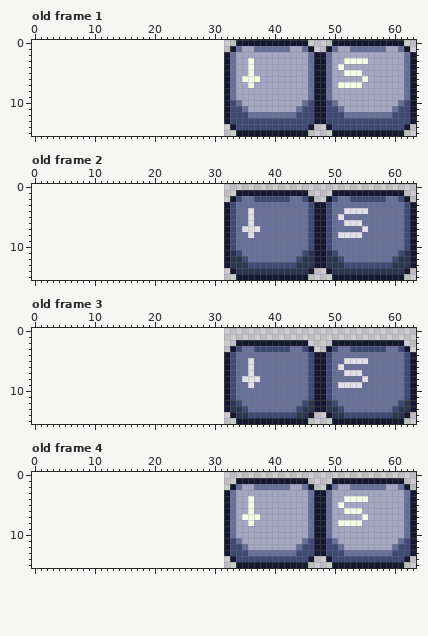
Pixel-art file: saraqael/assets/ases/keyboard-down.ase. The picture above is the old version.
32x16 pixels, 4 frames. Shown: old frame 1, old frame 2, old frame 3, old frame 4. The old version is drawn lined up with the new one, on the new canvas. The commit also changed other frames, which this record leaves out.
After the commit:
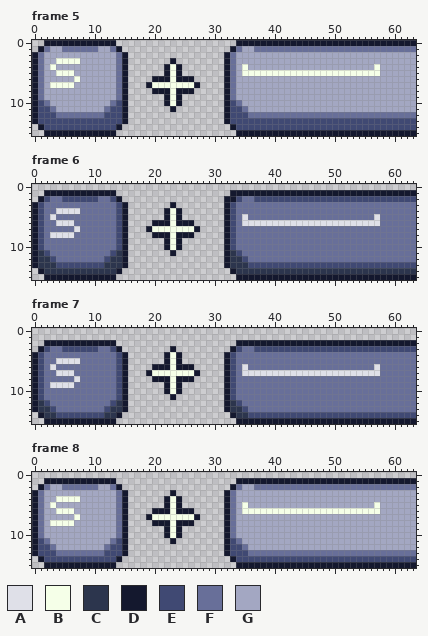
Palette (. is transparent): A #dfe0e8  B #f5ffe8  C #2c354d  D #14182e  E #404973  F #686f99  G #a3a7c2
A new or re-ordered frame is compared with the old frame closest to it.
Changes in this commit:
canvas 32x16 -> 64x16, the old top-left corner now at 32,0
frames 4 -> 8
Frame 5 is new; against old frame 1:
y 0: x 2..13 ............ -> DDDDDDDDDDDD; x 46..49 .... -> DDDD; x 62..63 .. -> DD
y 1: x 1..14 .............. -> DFGGFFFFFFGGFD; x 43..44 GG -> FF; x 46..49 D..D -> FFFF; x 51..52 GG -> FF; x 59..60 GG -> FF; x 62..63 D. -> FF
y 2: x 0..15 ................ -> DFGGGGGGGGGGGGFD; x 46..49 FDDF -> GGGG; x 62..63 FD -> GG
y 3: x 0..15 ................ -> DFGGBBBBGGGGGGFD; x 23 . -> D; x 36 B -> G; x 46..49 FDDF -> GGGG; x 52..55 BBBB -> GGGG; x 62..63 FD -> GG
y 4: x 0..15 ................ -> DFGBGGGGGGGGGGFD; x 22..24 ... -> DBD; x 35..36 GB -> BG; x 46..49 FDDF -> GGGG; x 51 B -> G; x 57 G -> B; x 62..63 FD -> GG
y 5: x 0..15 ................ -> DFGGBBBGGGGGGGFD; x 22..24 ... -> DBD; x 35 G -> B; x 37..51 GGGGGGGGGFDDFGG -> BBBBBBBBBBBBBBB; x 55..57 GGG -> BBB; x 62..63 FD -> GG
y 6: x 0..15 ................ -> DFGGGGGBGGGGGGFD; x 20..26 ....... -> DDDBDDD; x 35..37 BBB -> GGG; x 46..49 FDDF -> GGGG; x 55 B -> G; x 62..63 FD -> GG
y 7: x 0..15 ................ -> DFGBBBBGGGGGGGFD; x 19..27 ......... -> DBBBBBBBD; x 36 B -> G; x 46..49 FDDF -> GGGG; x 51..54 BBBB -> GGGG; x 62..63 FD -> GG
y 8: x 0..15 ................ -> DFGGGGGGGGGGGGFD; x 20..26 ....... -> DDDBDDD; x 46..49 FDDF -> GGGG; x 62..63 FD -> GG
y 9: x 0..15 ................ -> DFGGGGGGGGGGGGFD; x 22..24 ... -> DBD; x 46..49 FDDF -> GGGG; x 62..63 FD -> GG
y 10: x 0..15 ................ -> DEFGGGGGGGGGGFED; x 22..24 ... -> DBD; x 45..50 FEDDEF -> GGGGGG; x 61..63 FED -> GGG
y 11: x 0..15 ................ -> DEEFGGGGGGGGFEED; x 23 . -> D; x 44..51 FEEDDEEF -> GGGGGGGG; x 60..63 FEED -> GGGG
y 12: x 0..15 ................ -> DEEEFFFFFFFFEEED; x 44..51 EEEDDEEE -> FFFFFFFF; x 60..63 EEED -> FFFF
y 13: x 0..15 ................ -> DEEEEEEEEEEEEEED; x 47..48 DD -> EE; x 63 D -> E
y 14: x 1..14 .............. -> DEEEEEEEEEEEED; x 46..49 D..D -> EEEE; x 62..63 D. -> EE
y 15: x 2..13 ............ -> DDDDDDDDDDDD; x 46..49 .... -> DDDD; x 62..63 .. -> DD
Frame 6 is new; against old frame 2:
y 1: x 2..13 ............ -> DDDDDDDDDDDD; x 33 . -> D; x 46..49 .... -> DDDD; x 62..63 .. -> DD
y 2: x 1..14 .............. -> DEFFEEEEEEFFED; x 32 . -> D; x 43..44 FF -> EE; x 46..49 D..D -> EEEE; x 51..52 FF -> EE; x 59..60 FF -> EE; x 62..63 D. -> EE
y 3: x 0..15 ................ -> DEFFFFFFFFFFFFED; x 23 . -> D; x 46..49 EDDE -> FFFF; x 62..63 ED -> FF
y 4: x 0..15 ................ -> DEFFAAAAFFFFFFED; x 22..24 ... -> DBD; x 36 A -> F; x 46..49 EDDE -> FFFF; x 52..55 AAAA -> FFFF; x 62..63 ED -> FF
y 5: x 0..15 ................ -> DEFAFFFFFFFFFFED; x 22..24 ... -> DBD; x 35..36 FA -> AF; x 46..49 EDDE -> FFFF; x 51 A -> F; x 57 F -> A; x 62..63 ED -> FF
y 6: x 0..15 ................ -> DEFFAAAFFFFFFFED; x 20..26 ....... -> DDDBDDD; x 35 F -> A; x 37..51 FFFFFFFFFEDDEFF -> AAAAAAAAAAAAAAA; x 55..57 FFF -> AAA; x 62..63 ED -> FF
y 7: x 0..15 ................ -> DEFFFFFAFFFFFFED; x 19..27 ......... -> DBBBBBBBD; x 35..37 AAA -> FFF; x 46..49 EDDE -> FFFF; x 55 A -> F; x 62..63 ED -> FF
y 8: x 0..15 ................ -> DEFAAAAFFFFFFFED; x 20..26 ....... -> DDDBDDD; x 36 A -> F; x 46..49 EDDE -> FFFF; x 51..54 AAAA -> FFFF; x 62..63 ED -> FF
y 9..10: x 0..15 ................ -> DEFFFFFFFFFFFFED; x 22..24 ... -> DBD; x 46..49 EDDE -> FFFF; x 62..63 ED -> FF
y 11: x 0..15 ................ -> DCEFFFFFFFFFFECD; x 23 . -> D; x 45..50 ECDDCE -> FFFFFF; x 61..63 ECD -> FFF
y 12: x 0..15 ................ -> DCCEFFFFFFFFECCD; x 44..51 ECCDDCCE -> FFFFFFFF; x 60..63 ECCD -> FFFF
y 13: x 0..15 ................ -> DCCCEEEEEEEECCCD; x 44..51 CCCDDCCC -> EEEEEEEE; x 60..63 CCCD -> EEEE
y 14: x 1..14 .............. -> DCCCCCCCCCCCCD; x 46..49 D..D -> CCCC; x 62..63 D. -> CC
y 15: x 2..13 ............ -> DDDDDDDDDDDD; x 46..49 .... -> DDDD; x 62..63 .. -> DD
Frame 7 is new; against old frame 3:
y 2: x 2..13 ............ -> DDDDDDDDDDDD; x 46..49 .... -> DDDD; x 62..63 .. -> DD
y 3: x 1..14 .............. -> DEFFEEEEEEFFED; x 23 . -> D; x 43..44 FF -> EE; x 46..49 D..D -> EEEE; x 51..52 FF -> EE; x 59..60 FF -> EE; x 62..63 D. -> EE
y 4: x 0..15 ................ -> DEFFFFFFFFFFFFED; x 22..24 ... -> DBD; x 46..49 EDDE -> FFFF; x 62..63 ED -> FF
y 5: x 0..15 ................ -> DEFFAAAAFFFFFFED; x 22..24 ... -> DBD; x 36 A -> F; x 46..49 EDDE -> FFFF; x 52..55 AAAA -> FFFF; x 62..63 ED -> FF
y 6: x 0..15 ................ -> DEFAFFFFFFFFFFED; x 20..26 ....... -> DDDBDDD; x 35..36 FA -> AF; x 46..49 EDDE -> FFFF; x 51 A -> F; x 57 F -> A; x 62..63 ED -> FF
y 7: x 0..15 ................ -> DEFFAAAFFFFFFFED; x 19..27 ......... -> DBBBBBBBD; x 35 F -> A; x 37..51 FFFFFFFFFEDDEFF -> AAAAAAAAAAAAAAA; x 55..57 FFF -> AAA; x 62..63 ED -> FF
y 8: x 0..15 ................ -> DEFFFFFAFFFFFFED; x 20..26 ....... -> DDDBDDD; x 35..37 AAA -> FFF; x 46..49 EDDE -> FFFF; x 55 A -> F; x 62..63 ED -> FF
y 9: x 0..15 ................ -> DEFAAAAFFFFFFFED; x 22..24 ... -> DBD; x 36 A -> F; x 46..49 EDDE -> FFFF; x 51..54 AAAA -> FFFF; x 62..63 ED -> FF
y 10: x 0..15 ................ -> DEFFFFFFFFFFFFED; x 22..24 ... -> DBD; x 46..49 EDDE -> FFFF; x 62..63 ED -> FF
y 11: x 0..15 ................ -> DEFFFFFFFFFFFFED; x 23 . -> D; x 46..49 EDDE -> FFFF; x 62..63 ED -> FF
y 12: x 0..15 ................ -> DCEFFFFFFFFFFECD; x 45..50 ECDDCE -> FFFFFF; x 61..63 ECD -> FFF
y 13: x 0..15 ................ -> DCCEFFFFFFFFECCD; x 44..51 ECCDDCCE -> FFFFFFFF; x 60..63 ECCD -> FFFF
y 14: x 1..14 .............. -> DCCEEEEEEEECCD; x 44..51 CCD..DCC -> EEEEEEEE; x 60..63 CCD. -> EEEE
y 15: x 2..13 ............ -> DDDDDDDDDDDD; x 46..49 .... -> DDDD; x 62..63 .. -> DD
Frame 8 is new; against old frame 4:
y 1: x 2..13 ............ -> DDDDDDDDDDDD; x 46..49 .... -> DDDD; x 62..63 .. -> DD
y 2: x 1..14 .............. -> DFGGFFFFFFGGFD; x 43..44 GG -> FF; x 46..49 D..D -> FFFF; x 51..52 GG -> FF; x 59..60 GG -> FF; x 62..63 D. -> FF
y 3: x 0..15 ................ -> DFGGGGGGGGGGGGFD; x 23 . -> D; x 46..49 FDDF -> GGGG; x 62..63 FD -> GG
y 4: x 0..15 ................ -> DFGGBBBBGGGGGGFD; x 22..24 ... -> DBD; x 36 B -> G; x 46..49 FDDF -> GGGG; x 52..55 BBBB -> GGGG; x 62..63 FD -> GG
y 5: x 0..15 ................ -> DFGBGGGGGGGGGGFD; x 22..24 ... -> DBD; x 35..36 GB -> BG; x 46..49 FDDF -> GGGG; x 51 B -> G; x 57 G -> B; x 62..63 FD -> GG
y 6: x 0..15 ................ -> DFGGBBBGGGGGGGFD; x 20..26 ....... -> DDDBDDD; x 35 G -> B; x 37..51 GGGGGGGGGFDDFGG -> BBBBBBBBBBBBBBB; x 55..57 GGG -> BBB; x 62..63 FD -> GG
y 7: x 0..15 ................ -> DFGGGGGBGGGGGGFD; x 19..27 ......... -> DBBBBBBBD; x 35..37 BBB -> GGG; x 46..49 FDDF -> GGGG; x 55 B -> G; x 62..63 FD -> GG
y 8: x 0..15 ................ -> DFGBBBBGGGGGGGFD; x 20..26 ....... -> DDDBDDD; x 36 B -> G; x 46..49 FDDF -> GGGG; x 51..54 BBBB -> GGGG; x 62..63 FD -> GG
y 9..10: x 0..15 ................ -> DFGGGGGGGGGGGGFD; x 22..24 ... -> DBD; x 46..49 FDDF -> GGGG; x 62..63 FD -> GG
y 11: x 0..15 ................ -> DEFGGGGGGGGGGFED; x 23 . -> D; x 45..50 FEDDEF -> GGGGGG; x 61..63 FED -> GGG
y 12: x 0..15 ................ -> DEEFGGGGGGGGFEED; x 44..51 FEEDDEEF -> GGGGGGGG; x 60..63 FEED -> GGGG
y 13: x 0..15 ................ -> DEEEFFFFFFFFEEED; x 44..51 EEEDDEEE -> FFFFFFFF; x 60..63 EEED -> FFFF
y 14: x 1..14 .............. -> DEEEEEEEEEEEED; x 46..49 D..D -> EEEE; x 62..63 D. -> EE
y 15: x 2..13 ............ -> DDDDDDDDDDDD; x 46..49 .... -> DDDD; x 62..63 .. -> DD
Boxes around the changes in both pictures, in picture pixels (x1, y1, x2, y2):
added: (32, 40, 200, 136)
changed: (242, 40, 416, 136)
added: (32, 190, 200, 280)
changed: (224, 190, 416, 280)
added: (32, 340, 200, 424)
changed: (242, 340, 416, 424)
added: (32, 478, 200, 568)
changed: (242, 478, 416, 568)
